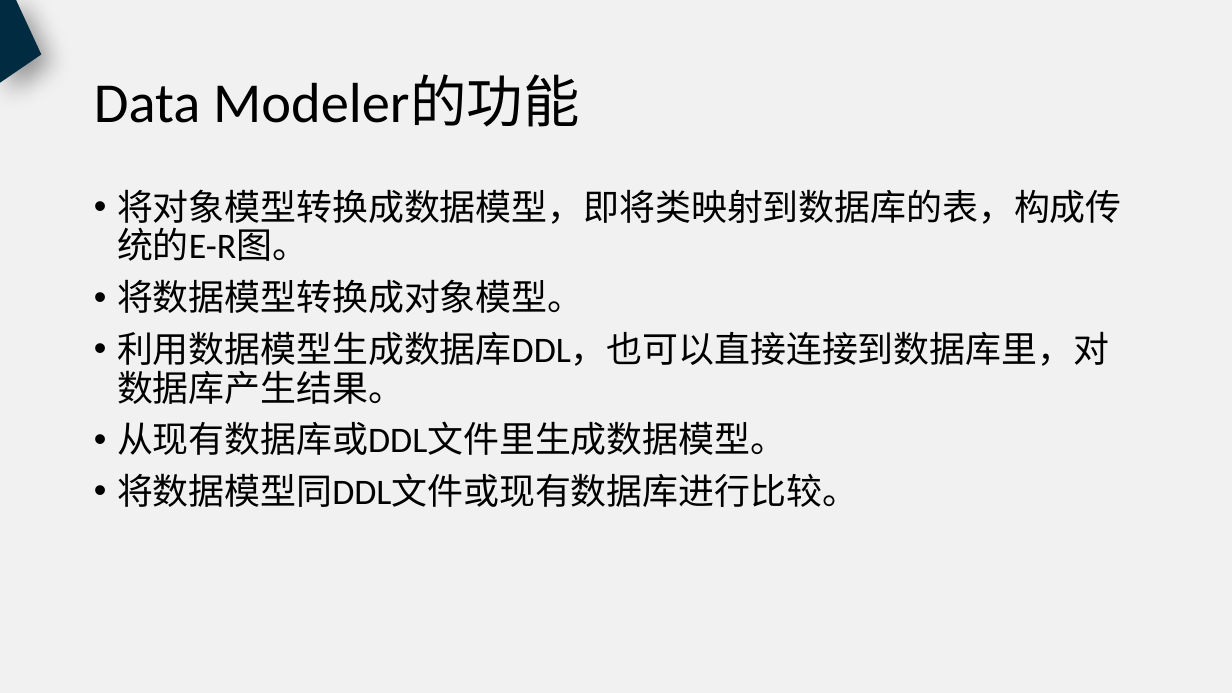
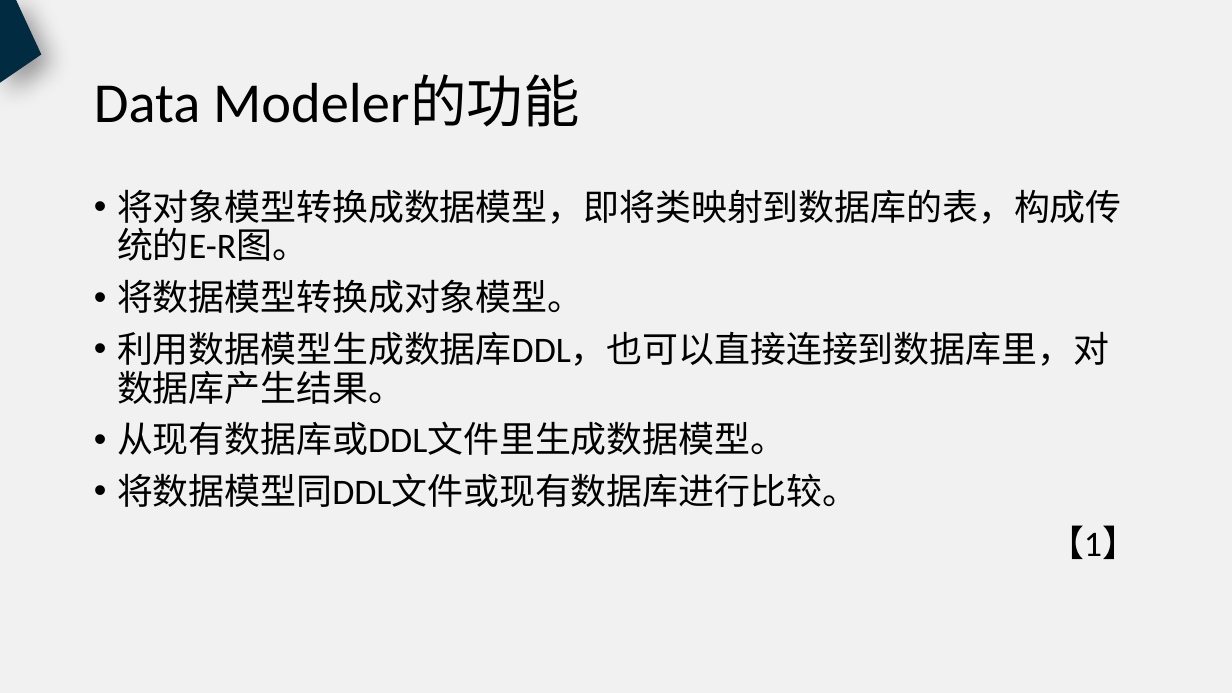
Before and after one commit to PRD2018-G18/PRD2018, a slide deck: slide 12 of 非受控文档/过程文档/UML工具/UML工具.pptx. Drawn at 1232x693 pixels with LibreOffice and Linux fonts; fonts in the diff are those of the drawing. Boxes give left, top, right and bottom in pixels: in the first picture for what was removed or moved away, otherwise in the second. Text is boxed around its words. In the diff, an @@ line names an element or a change of style, - is before the commit and + after.

```diff
--- a/非受控文档/过程文档/UML工具/UML工具.pptx
+++ b/非受控文档/过程文档/UML工具/UML工具.pptx
@@ text at [1048,525,1138,559]: paragraph added @@
+【1】
```
Also in this commit, not shown: 13 other slides changed, 1 slide added.
